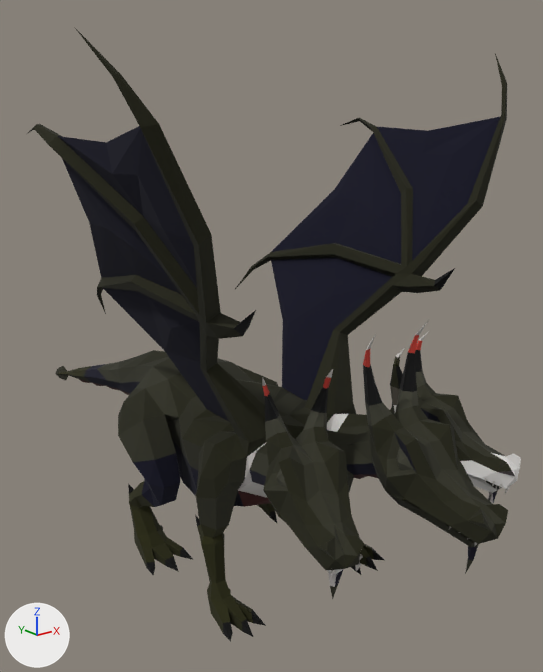
Two versions of the glTF model public/assets/enemies-gltf/kbd.glb, one commit apart.
One viewpoint serves both versions: a 50 mm lens placed at (-410.0, -576.0, 448.0), pointed at (59.0, 10.0, 214.0). Lighting does not change. The marker at lower left points along +X, +Y and +Z. The older version comes first. Vertices at exactly the same position are counted once.
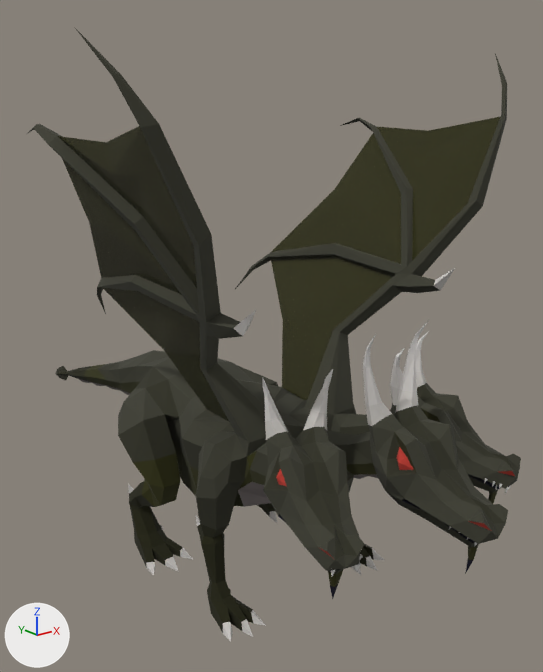
What the commit changed:
me_mesh_0 is used by ob_mesh_0; location (0.0, 0.0, 0.0).
me_mesh_0 had 1352 vertices, 2598 faces and spanned x -204.0..204.0, y -316.0..455.0, z 0.0..490.0.
me_mesh_0 now has 1360 vertices, 2610 faces and spans x -204.0..204.0, y -316.0..455.0, z 0.0..490.0.
Part 1, on me_mesh_0:
12 faces are deleted.
8 vertices are added at x -106.0..106.0, y -301.0..-241.0, z 140.0..159.0.
24 new faces join them, mat_material_0 (picture img_image_0).
me_mesh_0 part 2: 2590 kept faces spanning x -204.0..204.0, y -316.0..455.0, z 0.0..490.0 get new texture (UV) coordinates.

What differs and where, as boxes [x1, y1, x2, y2] in the pictures (543 x 672 px):
part 1 of me_mesh_0, reshaped: [338, 474, 501, 570] in both
part 2 of me_mesh_0, surface changed: [31, 36, 521, 642] in both
